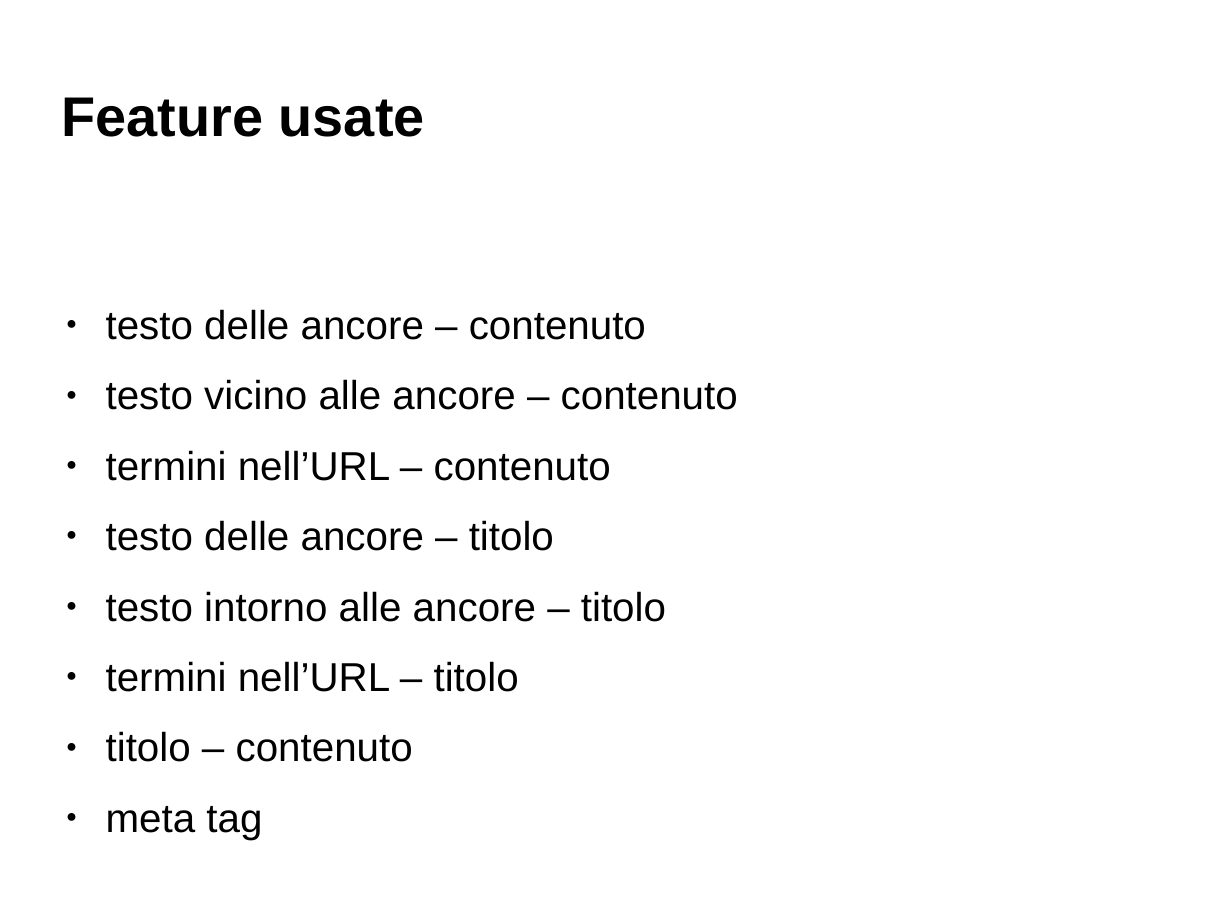
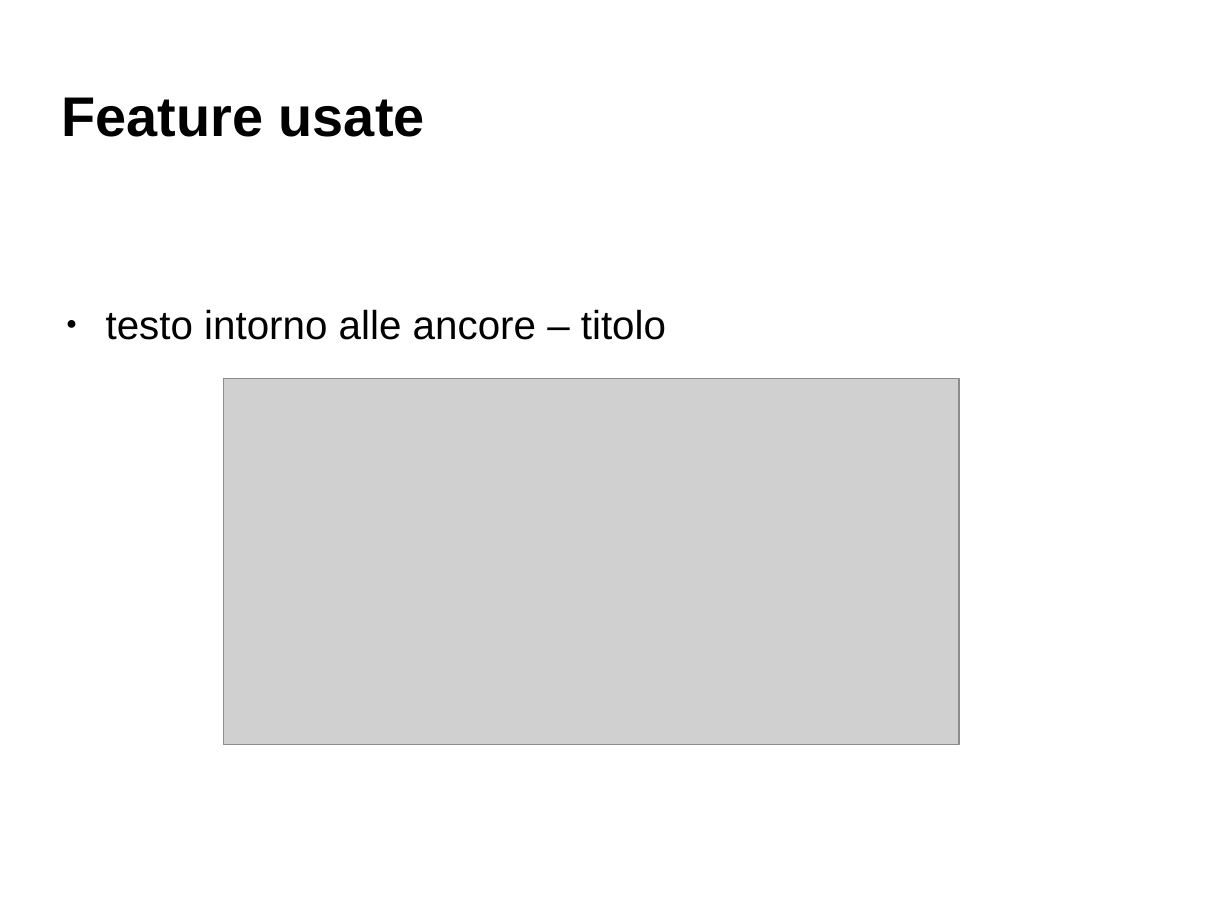
Before and after one commit to Toolanto/presentation, a slide deck: slide 39 of presentazione.odp (slide 35 before the commit). Drawn at 1232x924 pixels with LibreOffice and Linux fonts; fonts in the diff are those of the drawing; grey boxes stand for pictures; background and template pictures are left out. Boxes give left, top, right and bottom in pixels: in the first picture for what was removed or moved away, otherwise in the second. Text is boxed around its words. In the diff, an @@ line names an element or a change of style, - is before the commit and + after.

```diff
--- a/presentazione.odp
+++ b/presentazione.odp
@@ text at box(106, 309, 738, 551): paragraphs removed @@
-● testo delle ancore – contenuto
-● testo vicino alle ancore – contenuto
-● termini nell’URL – contenuto
-● testo delle ancore – titolo
@@ picture added at box(224, 379, 959, 746) @@
@@ text at box(106, 661, 519, 762): paragraphs removed @@
-● termini nell’URL – titolo
-● titolo – contenuto
-● meta tag
```
Also in this commit, not shown: 15 other slides changed, 8 slides added, 1 slide removed, 1 other file.
